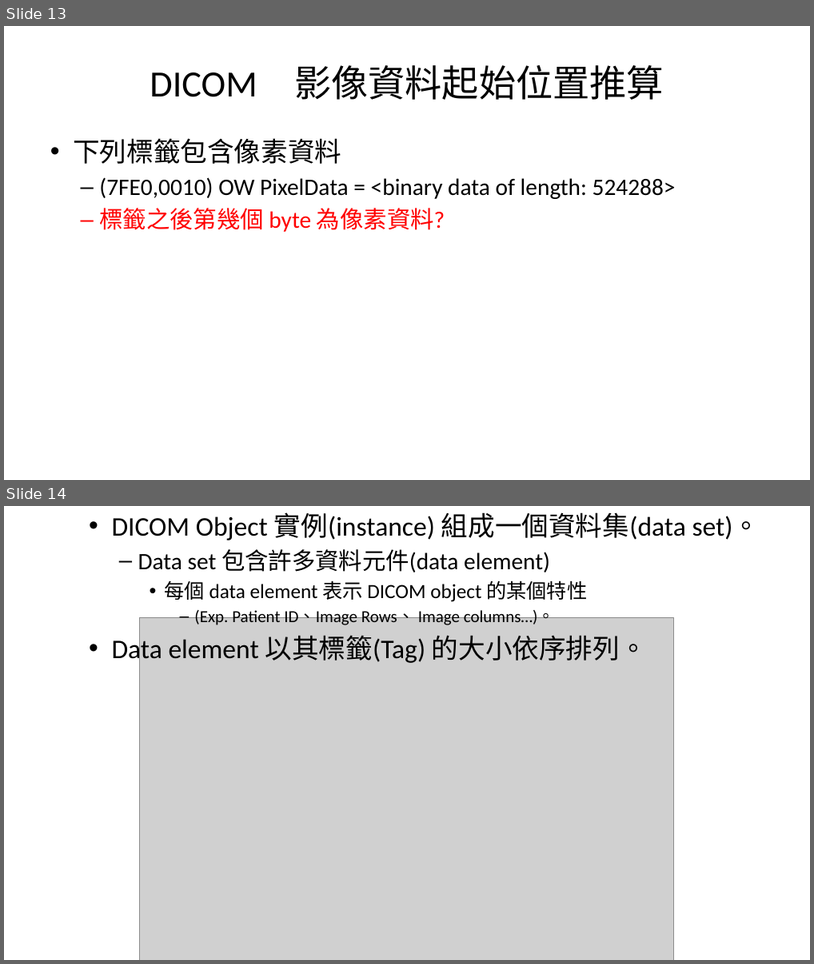
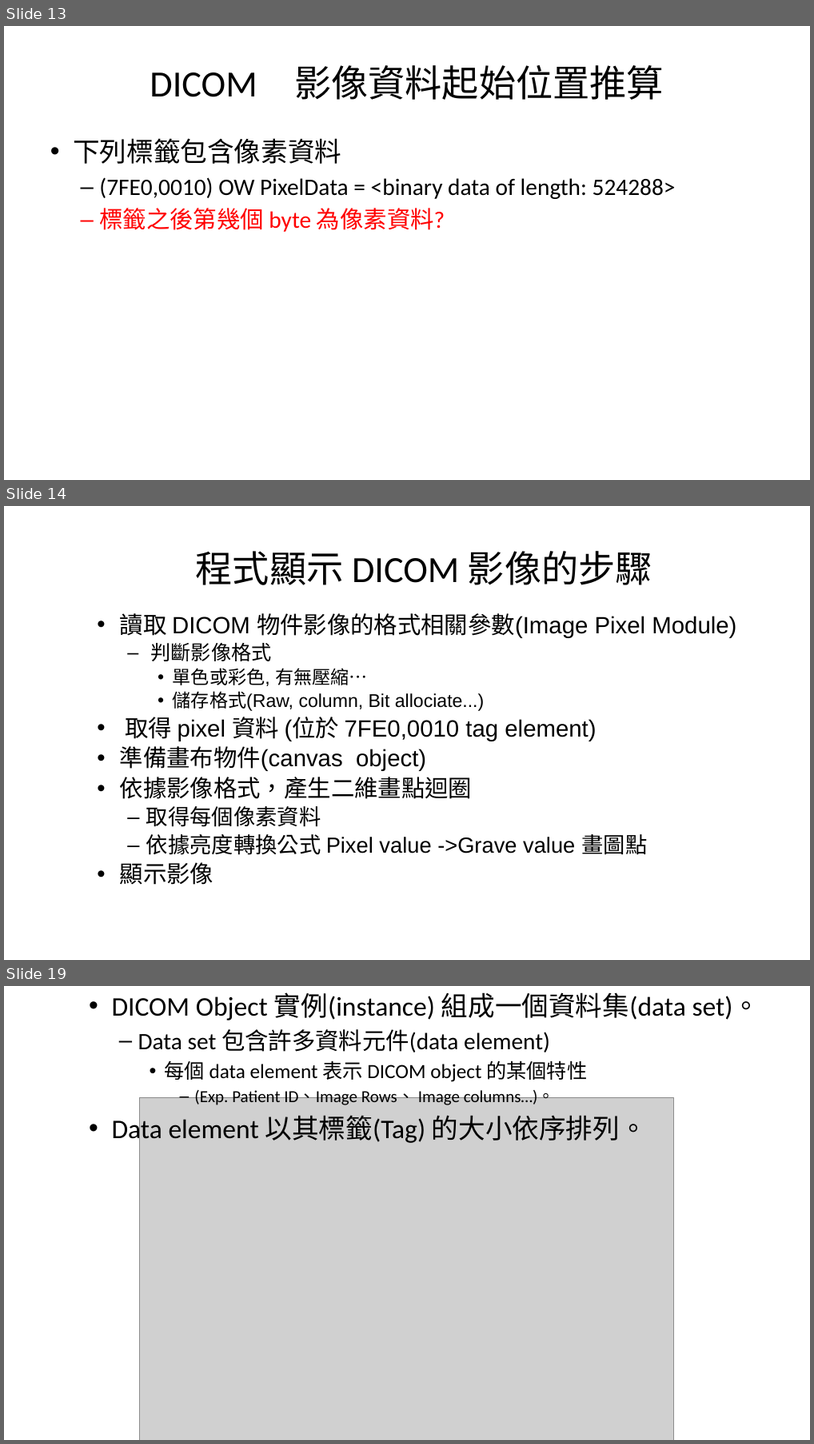
Before and after one commit to mos2718/drawDICOM, a slide deck: DrawDICOM1.pptx. Shown one above the other, each under a label of ours: slides 13 and 14 before the commit, slides 13, 14 and 19 after it; the slides between them are not shown. The pictures are 814x964 and 814x1444 pixels, drawn with LibreOffice and Linux fonts; fonts in the diff are those of the drawing; grey boxes stand for pictures. Boxes give left, top, right and bottom in pixels: in the first picture for what was removed or moved away, otherwise in the second. Text is boxed around its words. In the diff, an @@ line names an element or a change of style, - is before the commit and + after.

```diff
--- a/DrawDICOM1.pptx
+++ b/DrawDICOM1.pptx
@@ slide 14 added at (x1=4, y1=506, x2=810, y2=960), background #FFFFFF @@
@@ title added at (x1=196, y1=551, x2=653, y2=585), 44 pt, text #000000 @@
+程式顯示 DICOM 影像的步驟
@@ text added at (x1=120, y1=613, x2=737, y2=855), 28 pt, text #000000 @@
+• 讀取 DICOM 物件影像的格式相關參數(Image Pixel Module)
+  – 判斷影像格式
+    • 單色或彩色, 有無壓縮…
+    • 儲存格式(Raw, column, Bit allociate...)
+• 取得 pixel 資料 (位於 7FE0,0010 tag element)
+• 準備畫布物件(canvas object)
+• 依據影像格式，產生二維畫點迴圈
+  – 取得每個像素資料
+  – 依據亮度轉換公式 Pixel value ->Grave value 畫圖點
+• 顯示影像
@@ what was slide 14 is now slide 19 @@
```
Also in this commit, not shown: 4 other slides added.
